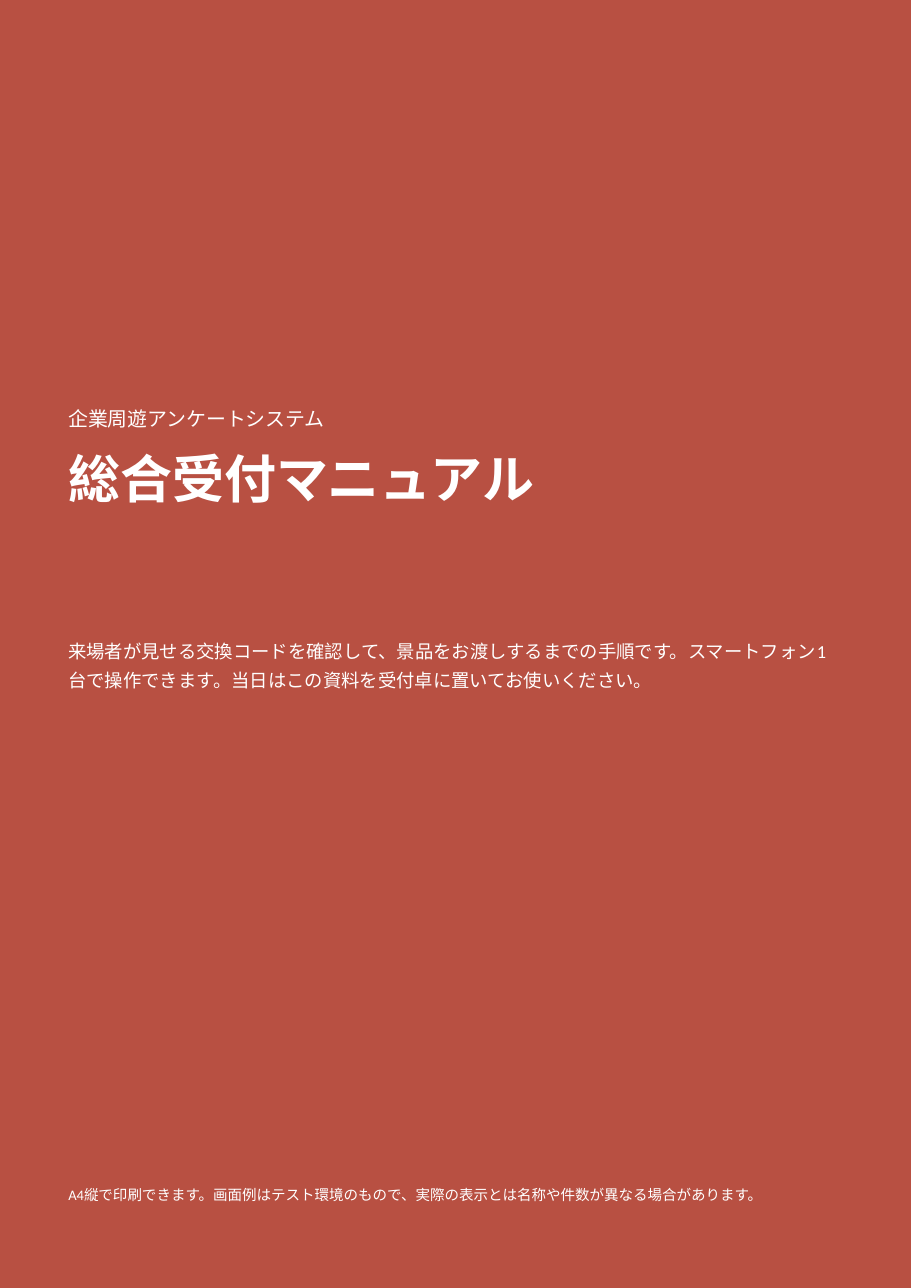
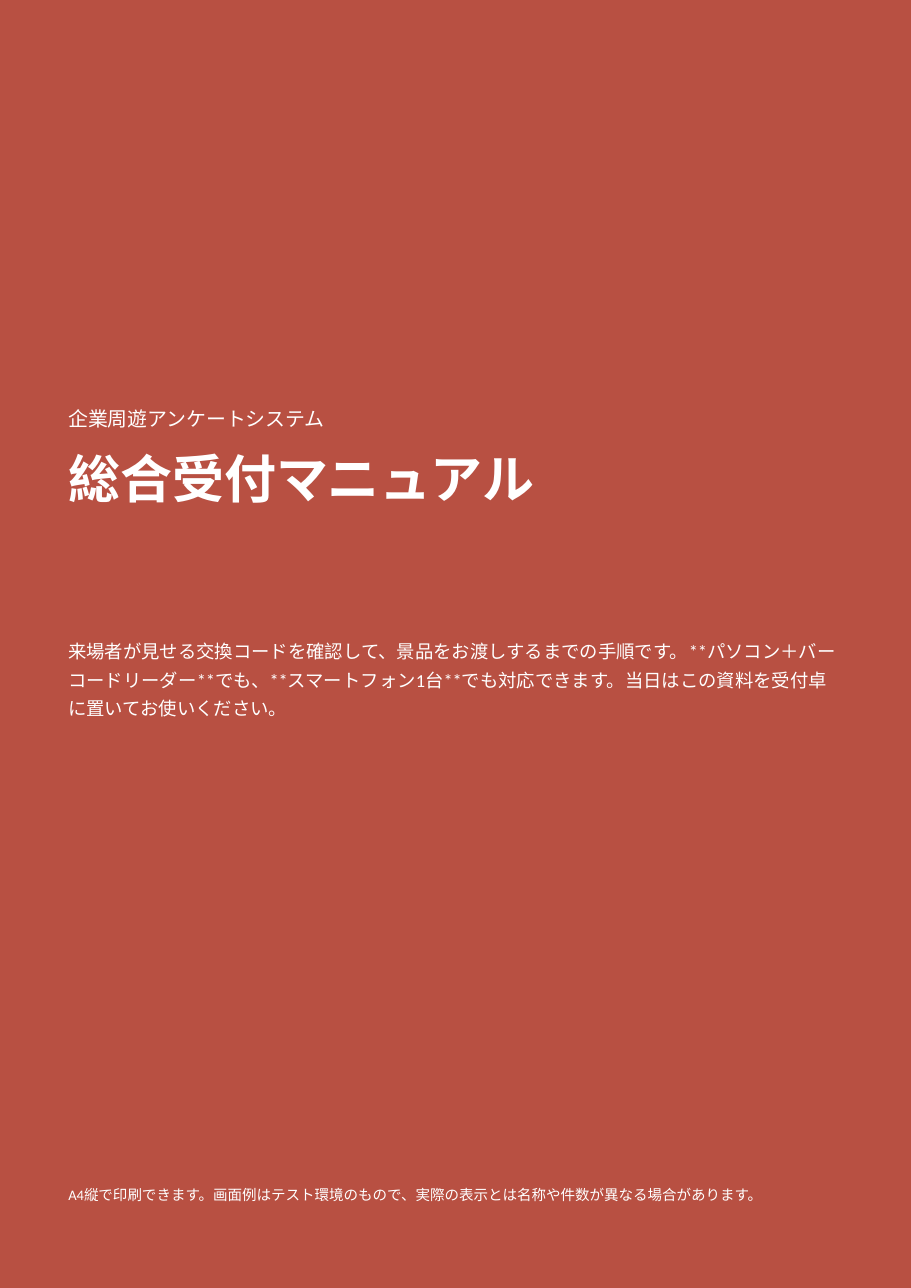
Before and after one commit to nisplus/enque, a slide deck: slide 1 of docs/manual-reception.pptx. Drawn at 911x1288 pixels with LibreOffice and Linux fonts; fonts in the diff are those of the drawing. Boxes give left, top, right and bottom in pixels: in the first picture for what was removed or moved away, otherwise in the second. Text is boxed around its words. In the diff, an @@ line names an element or a change of style, - is before the commit and + after.

```diff
--- a/docs/manual-reception.pptx
+++ b/docs/manual-reception.pptx
@@ text at bbox=[68, 642, 835, 717]: text changed @@
-来場者が見せる交換コードを確認して、景品をお渡しするまでの手順です。スマートフォン1台で操作できます。当日はこの資料を受付卓に置いてお使いください。
+来場者が見せる交換コードを確認して、景品をお渡しするまでの手順です。**パソコン＋バーコードリーダー**でも、**スマートフォン1台**でも対応できます。当日はこの資料を受付卓に置いてお使いください。
```
Also in this commit, not shown: 10 other slides changed, 1 slide added, 10 other files.
